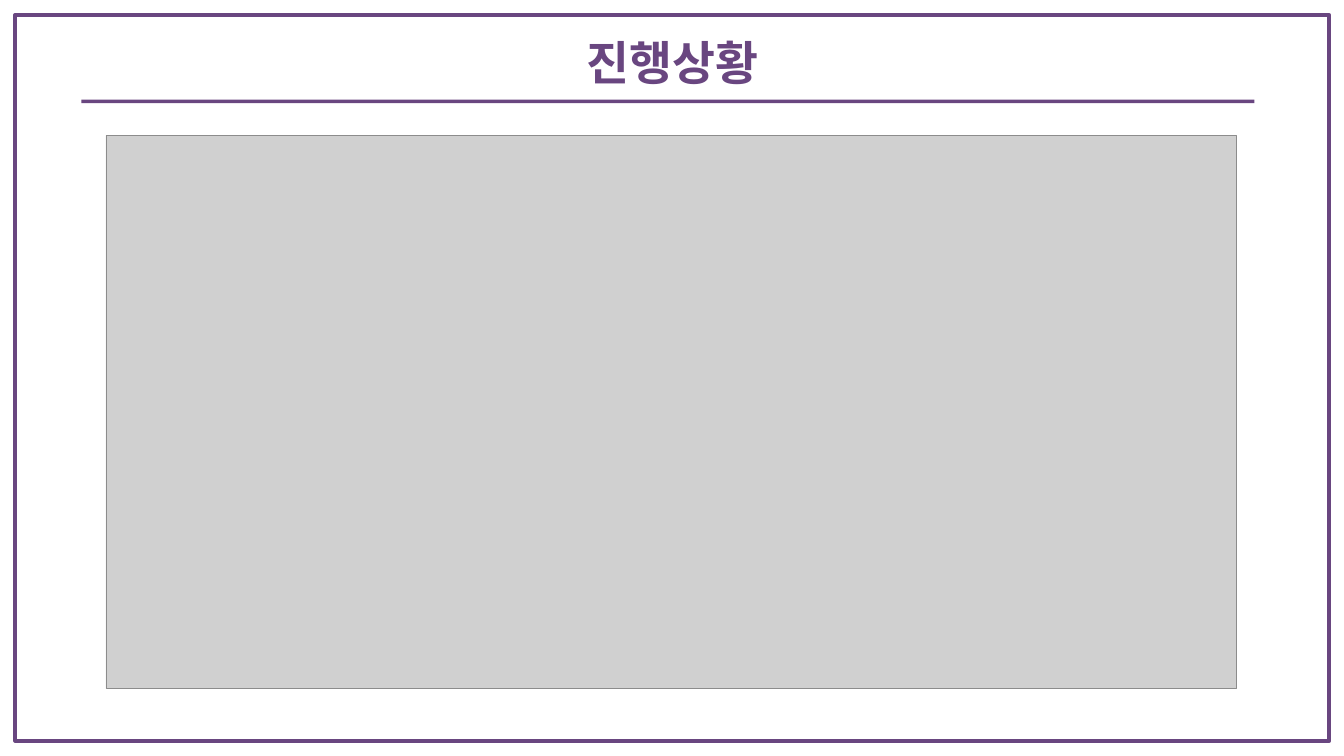
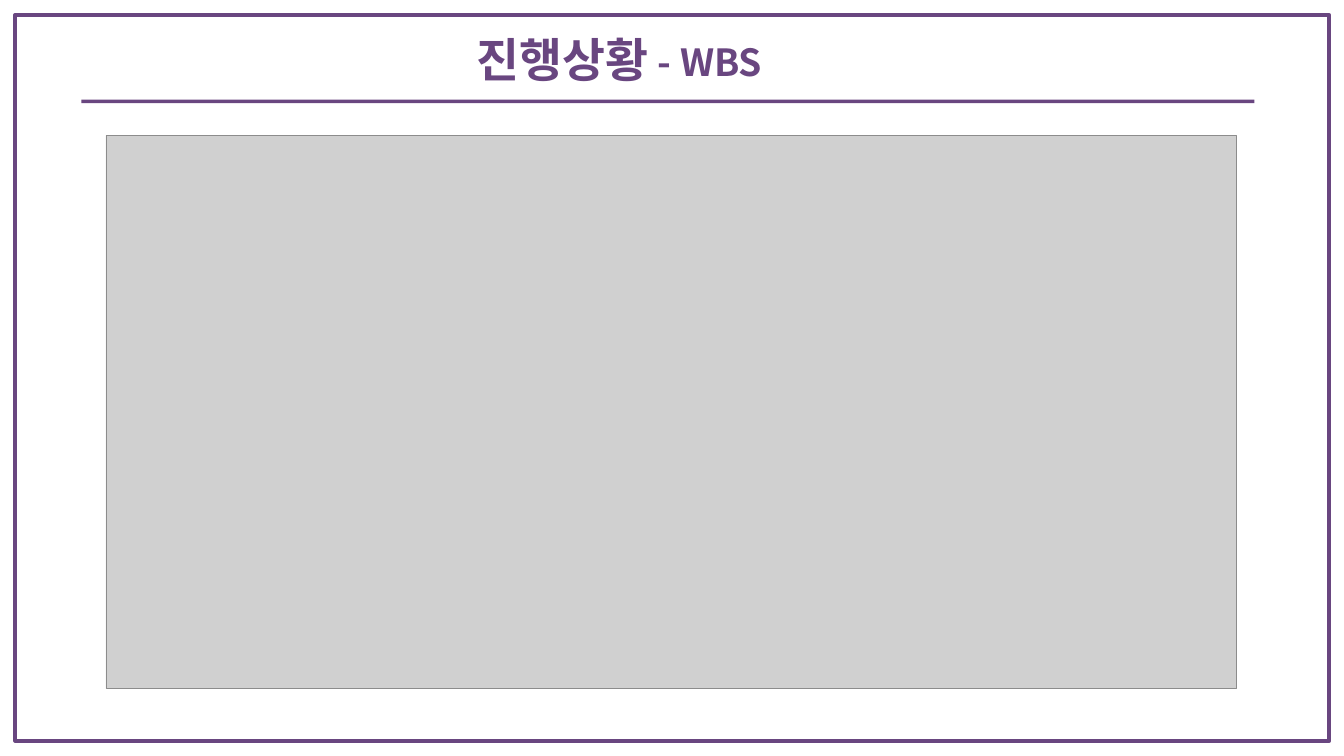
Before and after one commit to bitnarii/YMPM, a slide deck: slide 13 of 기획서/5조 Fit-back.pptx. Drawn at 1344x756 pixels with LibreOffice and Linux fonts; fonts in the diff are those of the drawing; grey boxes stand for pictures. Boxes give left, top, right and bottom in pixels: in the first picture for what was removed or moved away, otherwise in the second. Text is boxed around its words. In the diff, an @@ line names an element or a change of style, - is before the commit and + after.

Commit message:
기획서 피피티 진행상황 부분 수정(큰제목-소제목 Form)

```diff
--- a/기획서/5조 Fit-back.pptx
+++ b/기획서/5조 Fit-back.pptx
@@ text "진행상황" moved from (x1=586, y1=40, x2=758, y2=84) to (x1=477, y1=37, x2=649, y2=81) @@
@@ text added at (x1=680, y1=48, x2=762, y2=77), 40 pt, text #694680, bold @@
+- WBS
```
Also in this commit, not shown: 3 other slides changed.
